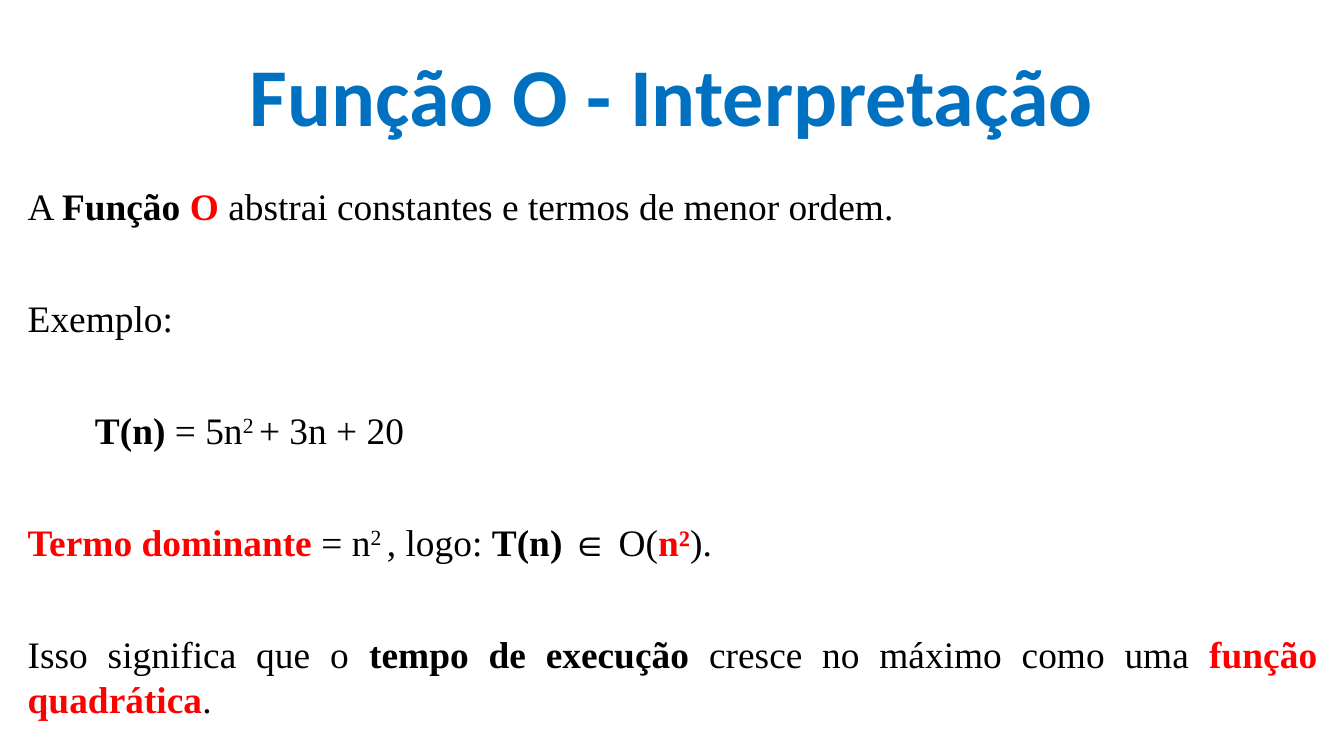
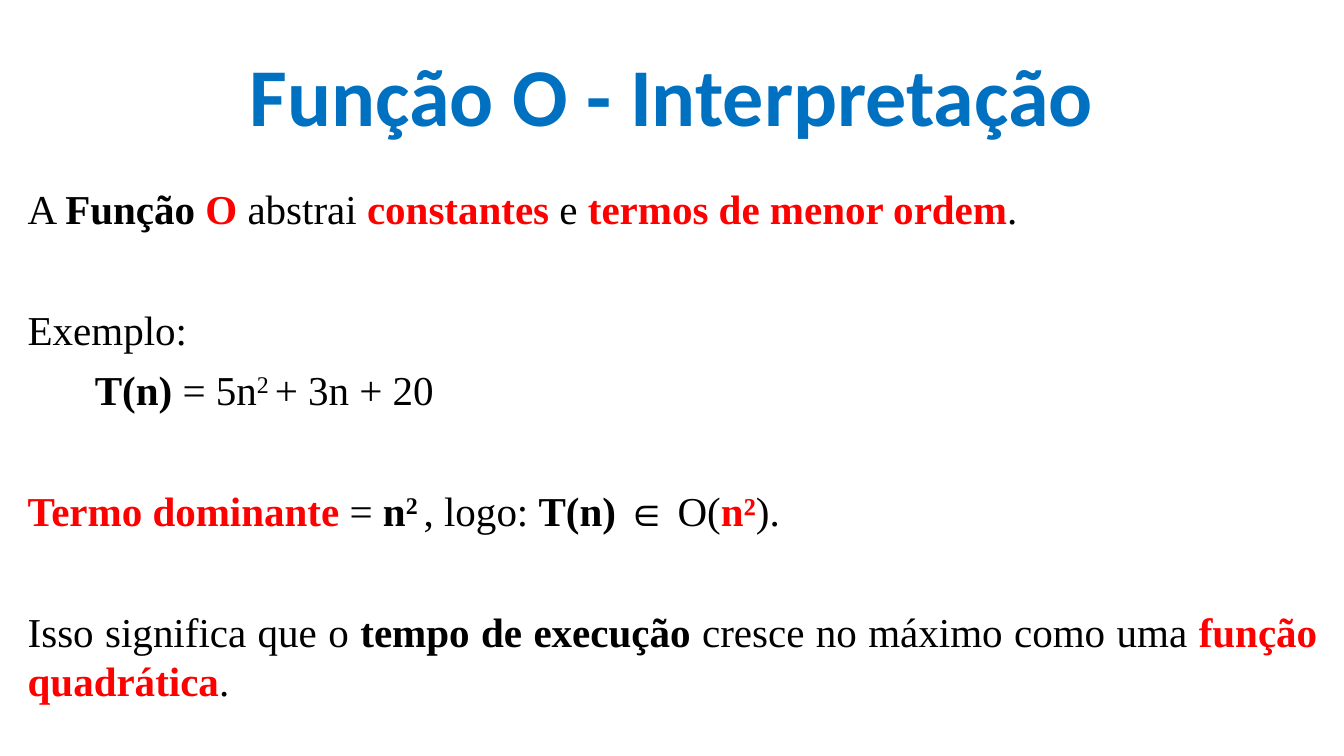
Before and after one commit to CloudEducationBrazil/WydenAlgoritmosEComplexidade, a slide deck: slide 17 of 01 Classes/Aula 05 - Algoritmos e Complexidade - Notação O e Função O.pptx. Drawn at 1344x756 pixels with LibreOffice and Linux fonts; fonts in the diff are those of the drawing; background and template pictures are left out. Boxes give left, top, right and bottom in pixels: in the first picture for what was removed or moved away, otherwise in the second. Text is boxed around its words. In the diff, an @@ line names an element or a change of style, - is before the commit and + after.

```diff
--- a/01 Classes/Aula 05 - Algoritmos e Complexidade - Notação O e Função O.pptx
+++ b/01 Classes/Aula 05 - Algoritmos e Complexidade - Notação O e Função O.pptx
@@ text "A Função O abstrai constantes ..." at <box>28,195,1317,704</box>: size 20 to 22 pt; text colour #000000 to #FF0000 in "constantes termos de menor ordem."; bold on in "constantes termos de menor ordem.", "n2" @@
```
Also in this commit, not shown: 8 other slides changed, 1 slide removed, 3 other files.
